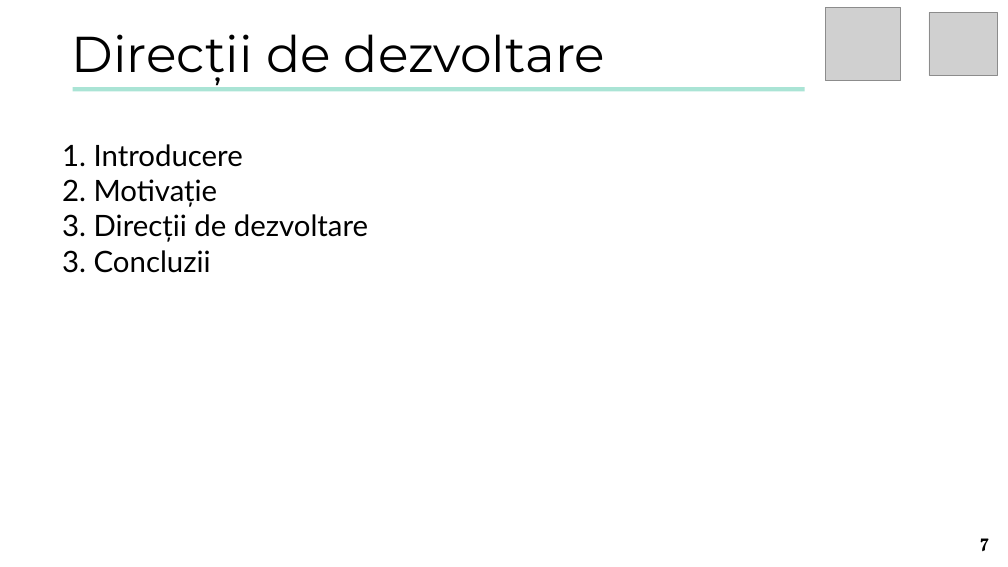
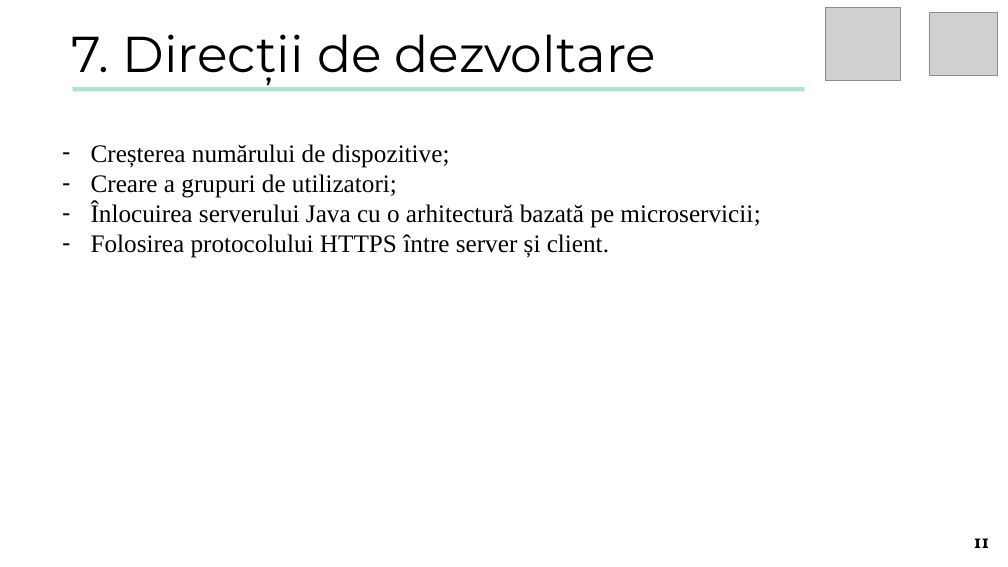
Before and after one commit to turcunicusor/Licenta, a slide deck: slide 11 of Documentation/Presentation.pptx (slide 7 before the commit). Drawn at 1008x567 pixels with LibreOffice and Linux fonts; fonts in the diff are those of the drawing; grey boxes stand for pictures. Boxes give left, top, right and bottom in pixels: in the first picture for what was removed or moved away, otherwise in the second. Text is boxed around its words. In the diff, an @@ line names an element or a change of style, - is before the commit and + after.

```diff
--- a/Documentation/Presentation.pptx
+++ b/Documentation/Presentation.pptx
@@ text at bbox=[72, 34, 657, 84]: text changed @@
-Direcții de dezvoltare
+7. Direcții de dezvoltare
@@ text at bbox=[91, 144, 760, 258]: text changed; size 28 to 24 pt; font Lato to Times New Roman @@
-1. Introducere
-2. Motivație
-3. Direcții de dezvoltare
-3. Concluzii
+– Creșterea numărului de dispozitive;
+– Creare a grupuri de utilizatori;
+– Înlocuirea serverului Java cu o arhitectură bazată pe microservicii;
+– Folosirea protocolului HTTPS între server și client.
@@ page number at bbox=[974, 538, 989, 548]: text changed @@
-7
+11
```
Also in this commit, not shown: 7 other slides changed, 3 slides added, 1 other file.
